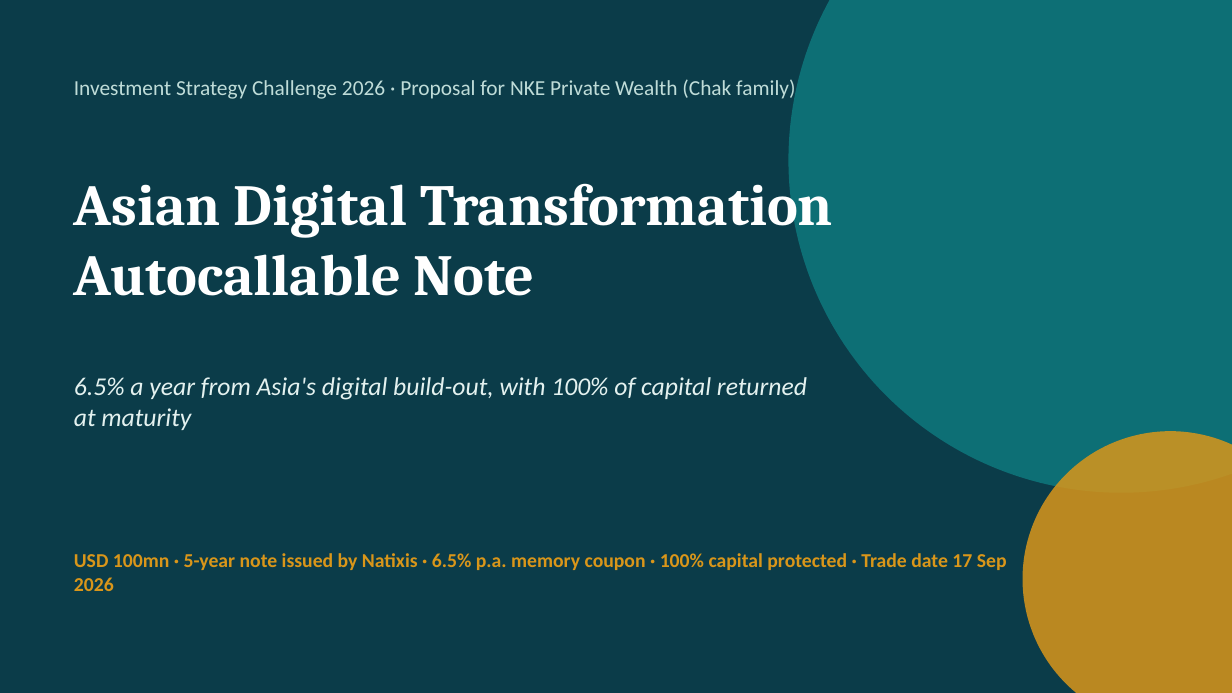
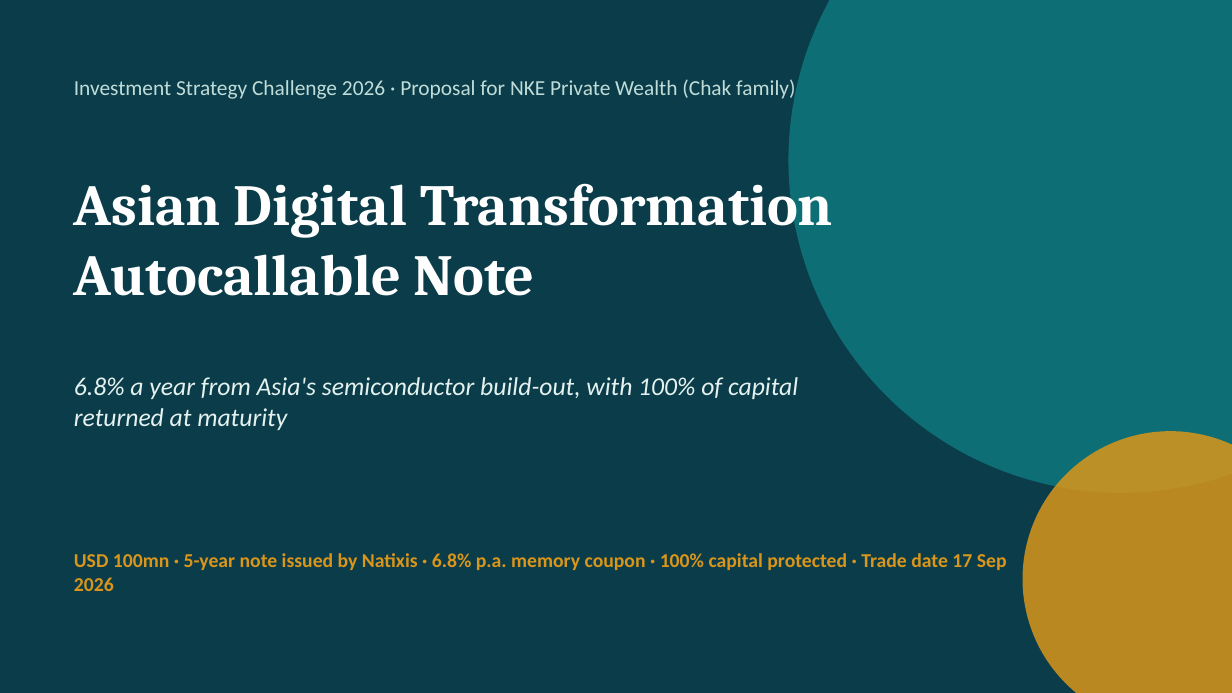
Before and after one commit to benjaminlhl/natixis-case-comp, a slide deck: slide 1 of deck/Asian-Digital-Autocallable-Note.pptx. Drawn at 1232x693 pixels with LibreOffice and Linux fonts; fonts in the diff are those of the drawing. Boxes give left, top, right and bottom in pixels: in the first picture for what was removed or moved away, otherwise in the second. Text is boxed around its words. In the diff, an @@ line names an element or a change of style, - is before the commit and + after.

```diff
--- a/deck/Asian-Digital-Autocallable-Note.pptx
+++ b/deck/Asian-Digital-Autocallable-Note.pptx
@@ text at (x1=74, y1=377, x2=798, y2=430): text changed @@
-6.5% a year from Asia's digital build-out, with 100% of capital returned at maturity
+6.8% a year from Asia's semiconductor build-out, with 100% of capital returned at maturity
@@ text at (x1=74, y1=553, x2=1007, y2=591): text changed @@
-USD 100mn · 5-year note issued by Natixis · 6.5% p.a. memory coupon · 100% capital protected · Trade date 17 Sep 2026
+USD 100mn · 5-year note issued by Natixis · 6.8% p.a. memory coupon · 100% capital protected · Trade date 17 Sep 2026
```
Also in this commit, not shown: 13 other slides changed, 5 other files.
